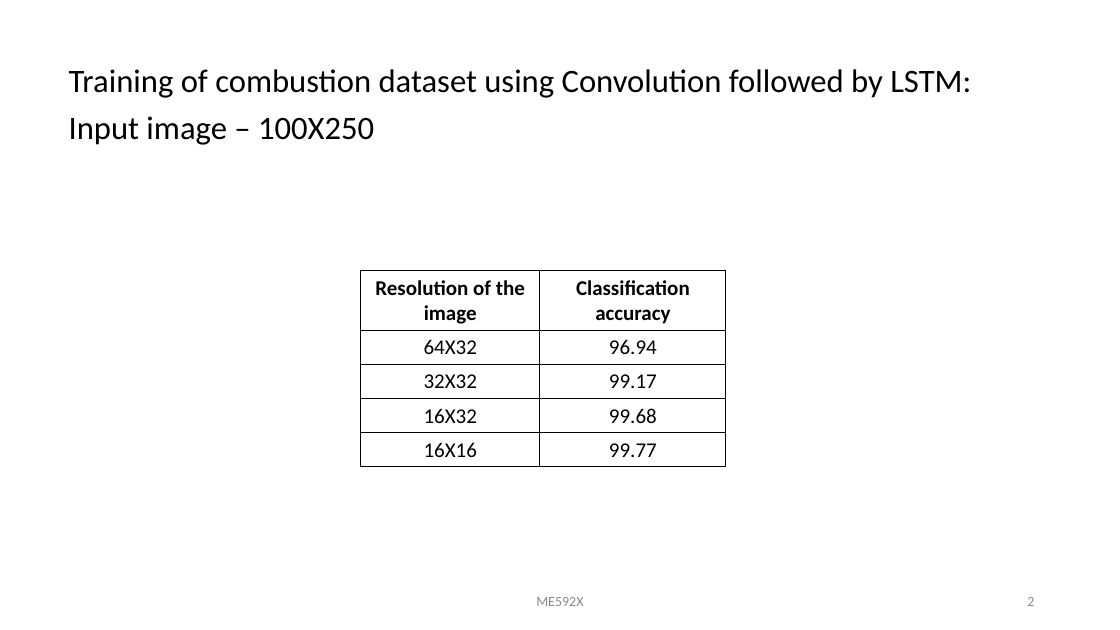
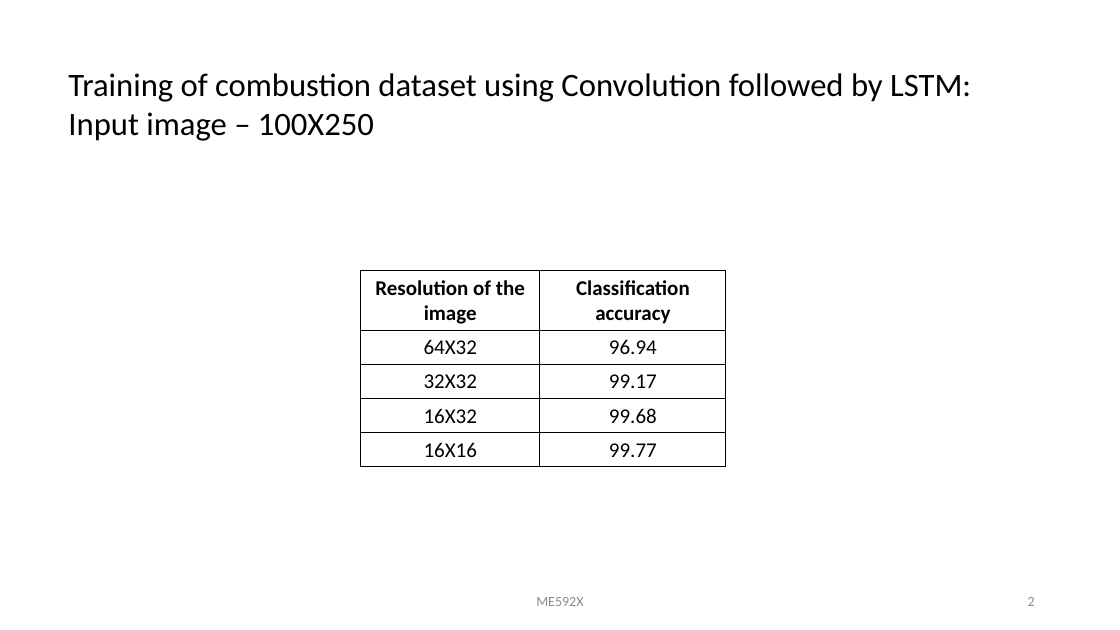
Before and after one commit to shahviraj/fire-lstm, a slide deck: slide 2 of Assignment 4 - Image Group 1.pptx. Drawn at 1120x630 pixels with LibreOffice and Linux fonts; fonts in the diff are those of the drawing. Boxes give left, top, right and bottom in pixels: in the first picture for what was removed or moved away, otherwise in the second. Text is boxed around its words. In the diff, an @@ line names an element or a change of style, - is before the commit and + after.

Commit message:
update ppt

```diff
--- a/Assignment 4 - Image Group 1.pptx
+++ b/Assignment 4 - Image Group 1.pptx
@@ text "Training of combustion dataset using ..." at (x1=68, y1=73, x2=971, y2=141): line spacing 0.9 to 1; less space between paragraphs @@
```
Also in this commit, not shown: 2 other slides changed.
